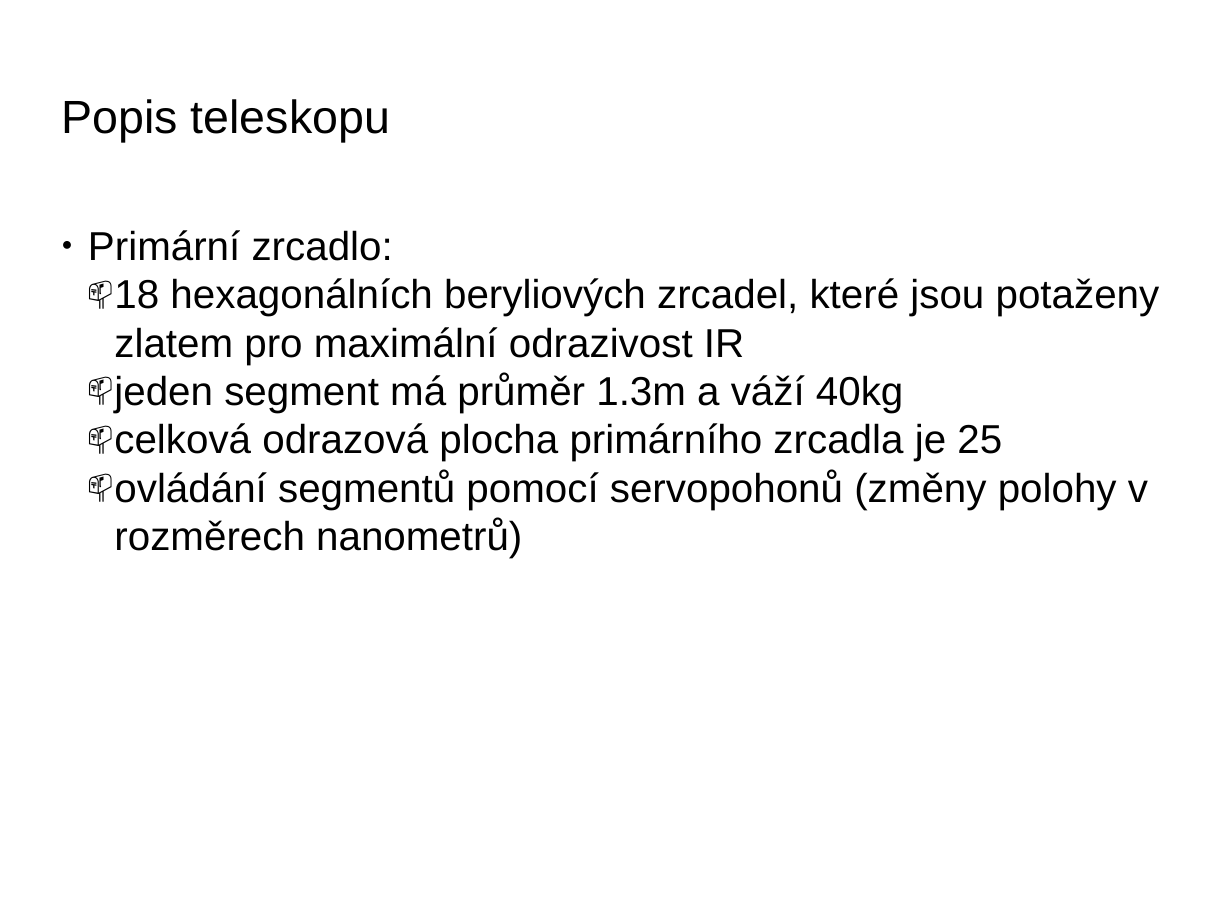
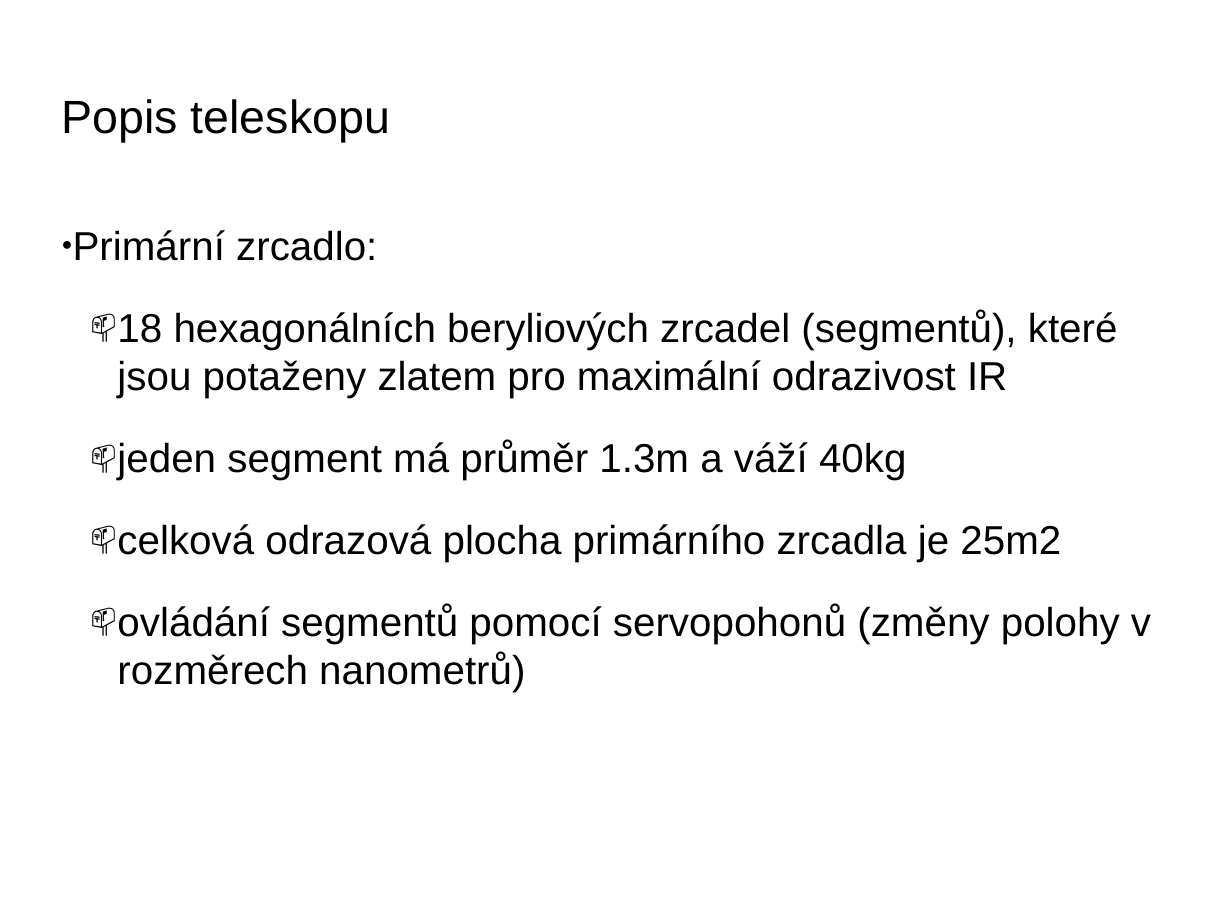
Before and after one commit to fast4shoot/FYO2015, a slide deck: slide 15 of slides/teleskopy.pptx (slide 14 before the commit). Drawn at 1232x924 pixels with LibreOffice and Linux fonts; fonts in the diff are those of the drawing; background and template pictures are left out. Boxes give left, top, right and bottom in pixels: in the first picture for what was removed or moved away, otherwise in the second. Text is boxed around its words. In the diff, an @@ line names an element or a change of style, - is before the commit and + after.

```diff
--- a/slides/teleskopy.pptx
+++ b/slides/teleskopy.pptx
@@ text at [117,310,1118,398]: text changed @@
-  📫 18 hexagonálních beryliových zrcadel, které jsou potaženy zlatem pro maximální odrazivost IR
+  📫 18 hexagonálních beryliových zrcadel (segmentů), které jsou potaženy zlatem pro maximální odrazivost IR
@@ text at [117,440,1151,692]: indent changed @@
@@ text at [117,524,1061,562]: text changed @@
-  📫 celková odrazová plocha primárního zrcadla je 25
+  📫 celková odrazová plocha primárního zrcadla je 25m2
```
Also in this commit, not shown: 9 other slides changed, 4 slides added, 1 other file.
